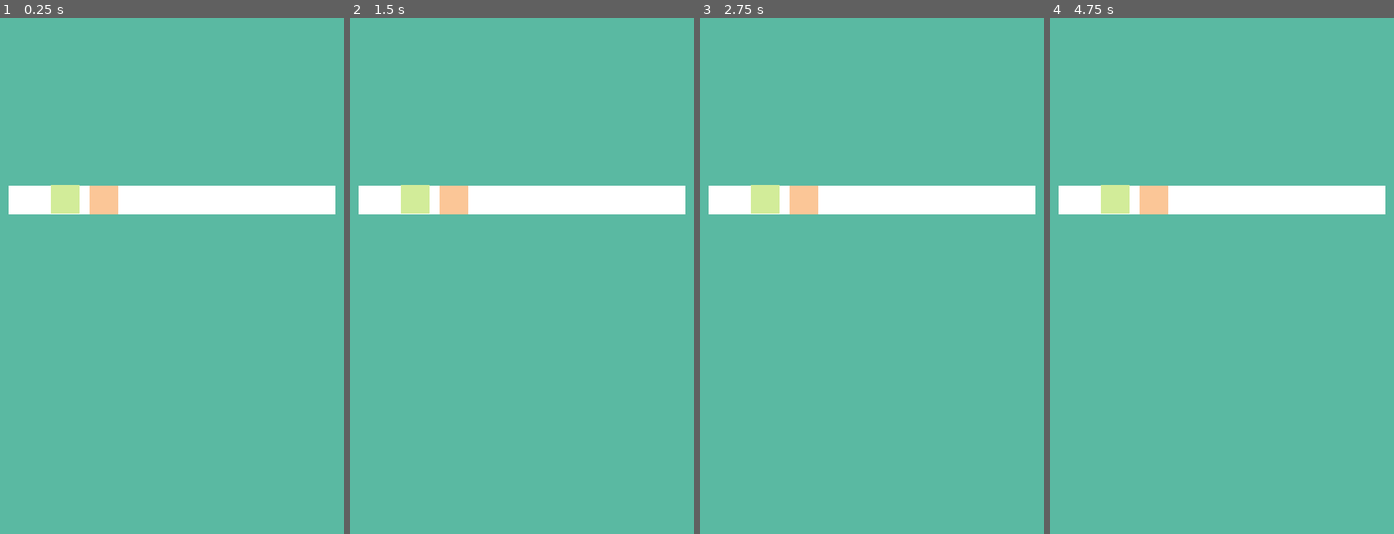
Above: before the commit, frames 1-4 (left to right).
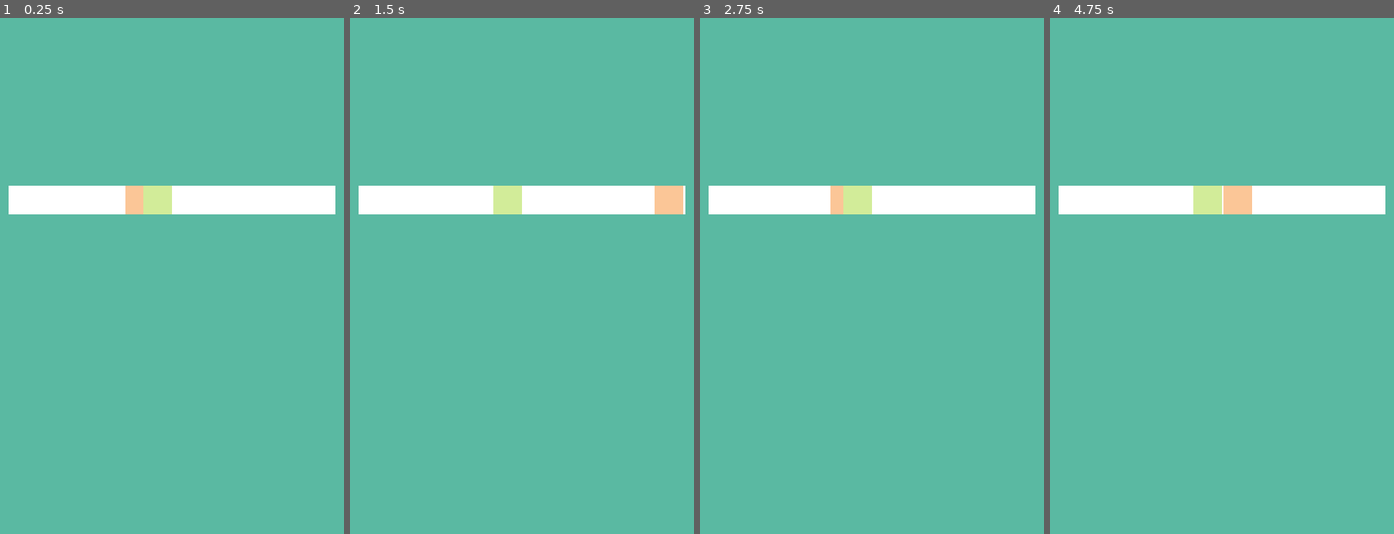
Above: after the commit, the same moments.

Repository: minhaz1217/Do-No-Right
Game: Godot game, scene res://scenes/game.tscn
Two runs of this game, one before a commit and one after it. Both use one fixed random seed, a clock stepped at 60 frames per second and the inputs below. The project has no main scene, so this scene is started directly.
Inputs:
- Up to frame 1 (0.25 s): no input
- Up to frame 2 (1.5 s): hold Space 0.53-1.28 s; tap Space at 1.35 s
- Up to frame 3 (2.75 s): tap Space at 1.52, 1.82 s; hold Space from 2.03 s (still down)
- Up to frame 4 (4.75 s): release Space at 2.78 s; tap Space at 2.85, 3.02, 3.32, 4.35, 4.52 s; hold Space 3.53-4.28 s

The runs differ from the first frame. In frame 1, 1.7% of the frame differs, in the area x 14-50%, y 32-39%; in frame 2, 1.9%, in the area x 14-97%, y 32-39%; in frame 3, 1.6%; in frame 4, 1.9%.
Error before the commit: Invalid access to property or key 'size' on a base object of type 'StaticBody2D'. (res://scenes/game.gd:20)

Commit message:
detection working based on bounds

Diff:
--- a/scenes/game.gd
+++ b/scenes/game.gd
@@ -3,7 +3,6 @@
 @onready var play_zone: ColorRect = $PlayZone
 @onready var player: StaticBody2D = $Player
 @onready var catch_zone: Area2D = $CatchZone
-@onready var catch_zone_rect: ColorRect = $CatchZone/CatchZoneRect
 @onready var player_rect: ColorRect = $Player/PlayerRect
 
 
@@ -13,23 +12,24 @@
 var player_size = 50
 
 func _ready() -> void:
-	var playerRect = player.get_node("PlayerRect").size
+	player_size = player.get_node("PlayerRect").size
+	catch_zone_size = catch_zone.get_node("CatchZoneRect").size
+
+	print(player_size)
 
 func _process(delta: float) -> void:
 	var player_speed := speed * delta
-	if(player.position.x + player.size.x > play_zone.position.x + play_zone.size.x
+	if(player.position.x + player_size.x > play_zone.position.x + play_zone.size.x
 		|| player.position.x < play_zone.position.x ):
 		player_direction *= -1
 	player.position.x += player_speed * player_direction
 
 
-func _on_catch_zone_area_body_entered(body: Node2D) -> void:
-	print("Something Entered ", body)
+	#if(player.global_position.x + player_size.x > play_zone.global_position.x + play_zone.size.x
+		#|| player.global_position.x < play_zone.global_position.x ):
+		#player_direction *= -1
+	#player.global_position.x += player_speed * player_direction
 
-
-func _on_catch_zone_area_area_entered(area: Area2D) -> void:
-	print("Something Entered ", area)
-
-
-func _on_catch_zone_area_body_shape_entered(body_rid: RID, body: Node2D, body_shape_index: int, local_shape_index: int) -> void:
-	print("Something Entered 3", body)
+	if(Input.is_key_pressed(KEY_SPACE)):
+		if( player.position.x >= catch_zone.position.x && player.position.x <= catch_zone.position.x + catch_zone_size.x):
+			print("In Range")
--- a/scenes/game.tscn
+++ b/scenes/game.tscn
@@ -2,13 +2,10 @@
 
 [ext_resource type="Script" uid="uid://bdihfh46gu7sd" path="res://scenes/game.gd" id="1_uwrxv"]
 
-[sub_resource type="RectangleShape2D" id="RectangleShape2D_uwrxv"]
+[sub_resource type="RectangleShape2D" id="RectangleShape2D_8cj0n"]
 size = Vector2(40, 40)
 
-[sub_resource type="PhysicsMaterial" id="PhysicsMaterial_uwrxv"]
-bounce = 0.31
-
-[sub_resource type="RectangleShape2D" id="RectangleShape2D_8cj0n"]
+[sub_resource type="RectangleShape2D" id="RectangleShape2D_uwrxv"]
 size = Vector2(40, 40)
 
 [node name="Game" type="Node2D" unique_id=1724383540]
@@ -34,21 +31,8 @@
 size_flags_horizontal = 4
 size_flags_vertical = 4
 
-[node name="CatchZone" type="Area2D" parent="." unique_id=1347207362]
-position = Vector2(71, 233)
-
-[node name="CollisionShape2D" type="CollisionShape2D" parent="CatchZone" unique_id=929477451]
-position = Vector2(20, 20)
-shape = SubResource("RectangleShape2D_uwrxv")
-
-[node name="CatchZoneRect" type="ColorRect" parent="CatchZone" unique_id=636299052]
-offset_right = 40.0
-offset_bottom = 40.0
-color = Color(0.8235294, 0.9254902, 0.6, 1)
-
 [node name="Player" type="StaticBody2D" parent="." unique_id=1204448863]
 position = Vector2(125, 234)
-physics_material_override = SubResource("PhysicsMaterial_uwrxv")
 
 [node name="CollisionShape2D" type="CollisionShape2D" parent="Player" unique_id=2119119609]
 position = Vector2(20, 20)
@@ -59,6 +43,15 @@
 offset_bottom = 40.0
 color = Color(0.9843137, 0.7764706, 0.5921569, 1)
 
-[connection signal="area_entered" from="CatchZone" to="." method="_on_catch_zone_area_area_entered"]
-[connection signal="body_entered" from="CatchZone" to="." method="_on_catch_zone_area_body_entered"]
-[connection signal="body_shape_entered" from="CatchZone" to="." method="_on_catch_zone_area_body_shape_entered"]
+[node name="CatchZone" type="Area2D" parent="." unique_id=1347207362]
+position = Vector2(200, 234)
+
+[node name="CollisionShape2D" type="CollisionShape2D" parent="CatchZone" unique_id=929477451]
+position = Vector2(20, 20)
+shape = SubResource("RectangleShape2D_uwrxv")
+debug_color = Color(0.336931, 0.3164608, 0.7317132, 0.41960785)
+
+[node name="CatchZoneRect" type="ColorRect" parent="CatchZone" unique_id=636299052]
+offset_right = 40.0
+offset_bottom = 40.0
+color = Color(0.8235294, 0.9254902, 0.6, 1)
